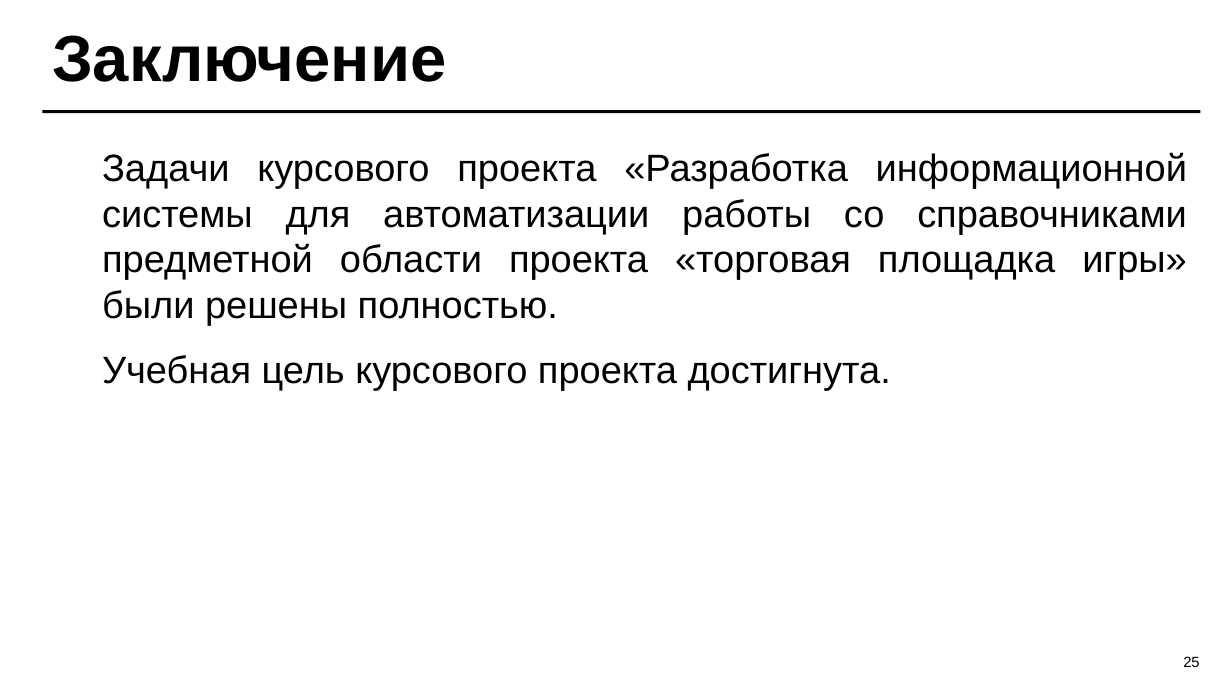
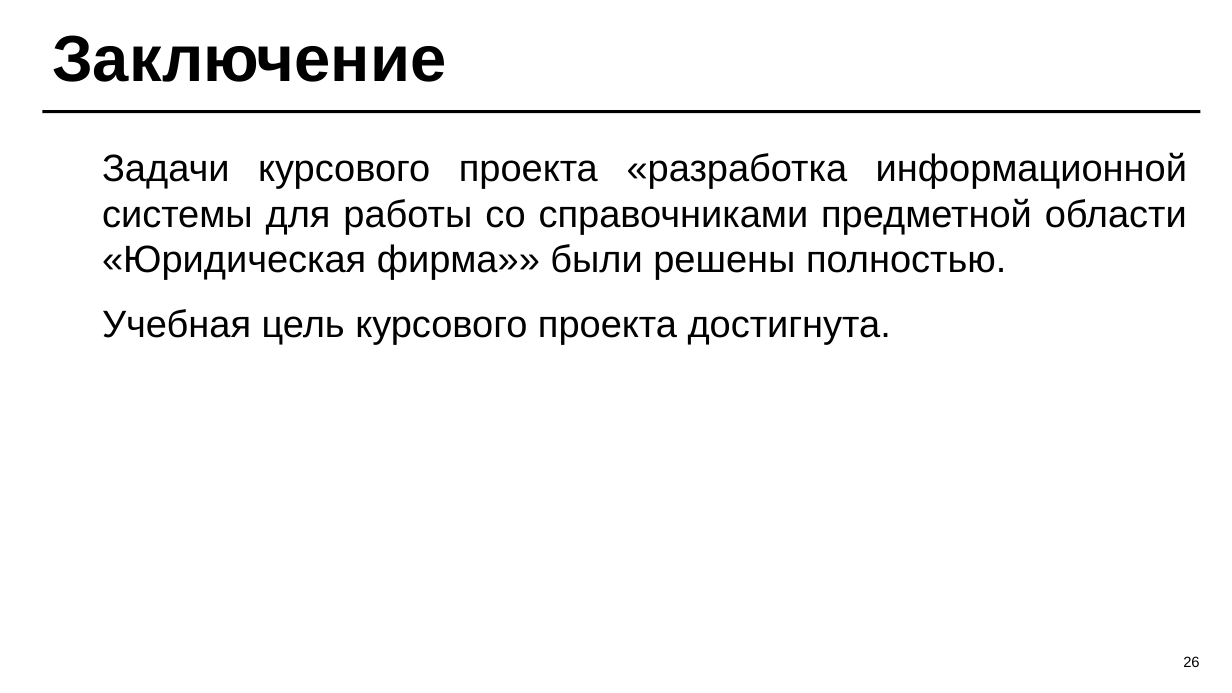
Before and after one commit to TheFusterMan/KursProject, a slide deck: slide 26 of Курсовой проект 2025 - ИС Юридическая фирма Б9123-09.03.04.ppt (slide 25 before the commit). Drawn at 1232x693 pixels with LibreOffice and Linux fonts; fonts in the diff are those of the drawing. Boxes give left, top, right and bottom in pixels: in the first picture for what was removed or moved away, otherwise in the second. Text is boxed around its words. In the diff, an @@ line names an element or a change of style, - is before the commit and + after.

```diff
--- a/Курсовой проект 2025 - ИС Юридическая фирма Б9123-09.03.04.ppt
+++ b/Курсовой проект 2025 - ИС Юридическая фирма Б9123-09.03.04.ppt
@@ text at box(102, 152, 1187, 279): text changed @@
-Задачи курсового проекта «Разработка информационной системы для автоматизации работы со справочниками предметной области проекта «торговая площадка игры» были решены полностью.
+Задачи курсового проекта «разработка информационной системы для работы со справочниками предметной области «Юридическая фирма»» были решены полностью.
```
Also in this commit, not shown: 16 other slides changed, 7 slides added, 6 slides removed, 7 other files.
